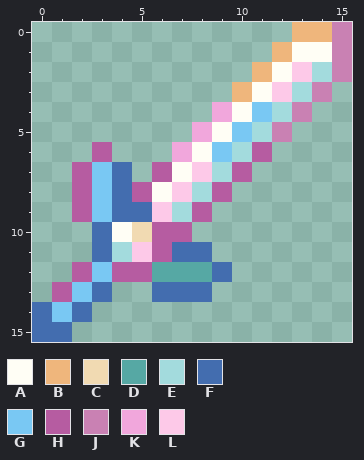
Pixel-art sprite -- Items/Weapons/ardentDagger.png. This is how it looked before the edit.
The file is 32x32 pixels, drawn in blocks of 2x2; one block is one cell here.
Palette (. is transparent): A #fffef5  B #efb67c  C #f1dab2  D #56a8a4  E #a3dbdd  F #436daf  G #79c8f3  H #b65ca1  J #c981b3  K #f1a7dc  L #fdc9e8
Pixels before, first column x 0:
 0 .............BBJ
 1 ............BAAJ
 2 ...........BALEJ
 3 ..........BALEJ.
 4 .........KAGEJ..
 5 ........KAGEJ...
 6 ...H...KAGEH....
 7 ..HGF.HALEH.....
 8 ..HGFHALEH......
 9 ..HGFFLEH.......
10 ...FACHH........
11 ...FELHFF.......
12 ..HGHHDDDF......
13 .HGF..FFF.......
14 FGF.............
15 FF..............
Now the later version:
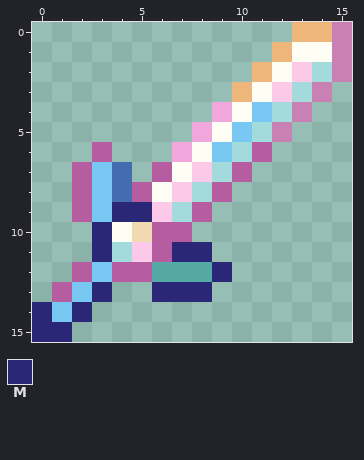
Colours new in this view: M #2a2776
Diff:
Colour M replaces colour F in row 9 at x 4 to 5; in row 10 at x 3; in row 11 at x 3 and 7 to 8; in row 12 at x 9; in row 13 at x 3 and 6 to 8; in row 14 at x 0 and 2.
Colour M replaces colour F in row 15 at x 0 to 1.
Where, in picture pixels (left, top, right, bottom), the same in both pictures:
changed: (32, 202, 232, 342)
